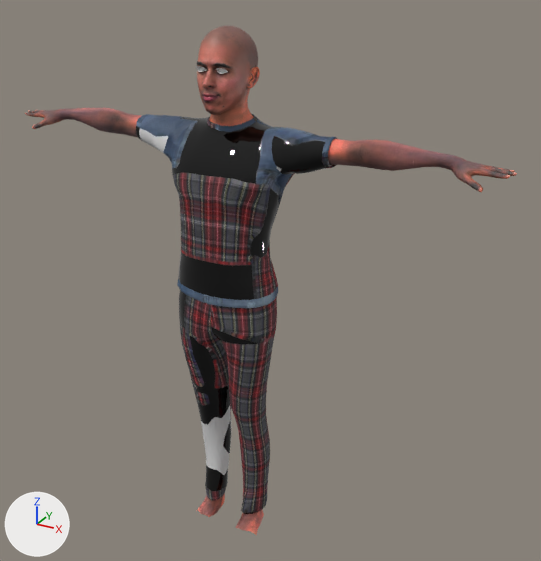
Two versions of the glTF model public/avatar/yosmel.glb, one commit apart.
Camera for both pictures: a camera (50 mm lens) standing at (1.249, -1.976, 2.044) and looking at (0.109, 0.097, 1.008). The lights are fixed; the arrows at lower left show +X, +Y and +Z. The older version comes first. Vertices at exactly the same position are counted once.

In view in the first picture: 'Body_Mesh', 'Head_Mesh', 'avaturn_look_0' and 1 more.
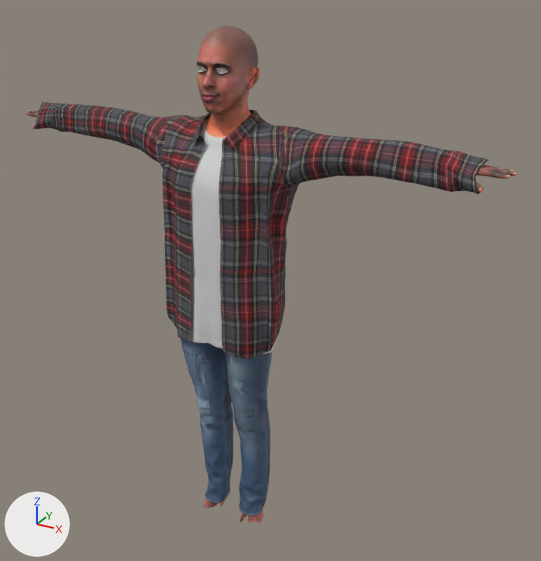
What the commit changed:
me_body_mesh is used by ob_body_mesh; location (0.0, 0.0, 0.0).
me_body_mesh had 1086 vertices, 2106 faces and spanned x -0.89..0.89, y -0.1..0.1, z 0.03..1.55.
me_body_mesh now has 859 vertices, 1659 faces and spans x -0.89..0.89, y -0.07..0.09, z 0.03..1.53.
me_body_mesh part 1: 108 vertices removed from x 0.3..0.67, y 0.0..0.1, z 1.45..1.55.
me_body_mesh part 2: 102 vertices removed from x -0.67..-0.3, y 0.0..0.1, z 1.45..1.55.
me_body_mesh part 3: 17 vertices removed from x -0.14..0.14, y -0.1..0.06, z 0.03..0.07.
me_avaturn_look_0 is used by ob_avaturn_look_0; location (0.0, 0.0, 0.0).
me_avaturn_look_0 had 1807 vertices, 3484 faces and spanned x -0.349..0.356, y -0.125..0.144, z 0.079..1.576.
me_avaturn_look_0 now has 2050 vertices, 3797 faces and spans x -0.818..0.805, y -0.154..0.152, z 0.075..1.588.
me_avaturn_look_0 part 4: the loose piece of 1083 vertices spanning x -0.349..0.356, y -0.125..0.144, z 0.982..1.576 is rebuilt with 396 vertices and now spans x -0.193..0.193, y -0.154..0.128, z 0.804..1.562.
me_avaturn_look_0 part 5: the loose piece of 724 vertices spanning x -0.179..0.182, y -0.119..0.135, z 0.079..1.082 is rebuilt with 728 vertices and now spans x -0.18..0.181, y -0.124..0.119, z 0.075..0.883.
me_avaturn_look_0 part 6: a new loose piece of 926 vertices spanning x -0.818..0.805, y -0.151..0.152, z 0.788..1.588, in mat_avaturn_look_0_material.

What differs and where, as boxes (x1, y1, x2, y2) in the pictures (541 x 561 px):
'avaturn_look_0', reshaped (124% wider)
    before: (136, 114, 338, 514)
    after: (35, 102, 489, 515)
'Body_Mesh', reshaped
    before: (25, 108, 517, 535)
    after: (25, 110, 517, 523)
part 1 of me_body_mesh, deleted (brown)
    before: (328, 139, 451, 171)
part 2 of me_body_mesh, deleted (brown)
    before: (63, 108, 141, 137)
part 3 of me_body_mesh, deleted (brown)
    before: (197, 501, 260, 535)
part 4 of me_avaturn_look_0, rebuilt
    before: (136, 114, 338, 308)
    after: (191, 119, 276, 354)
part 5 of me_avaturn_look_0, rebuilt (7% narrower, 21% shorter)
    before: (179, 290, 277, 514)
    after: (181, 339, 272, 515)
part 6 of me_avaturn_look_0, added
    after: (35, 102, 489, 359)
